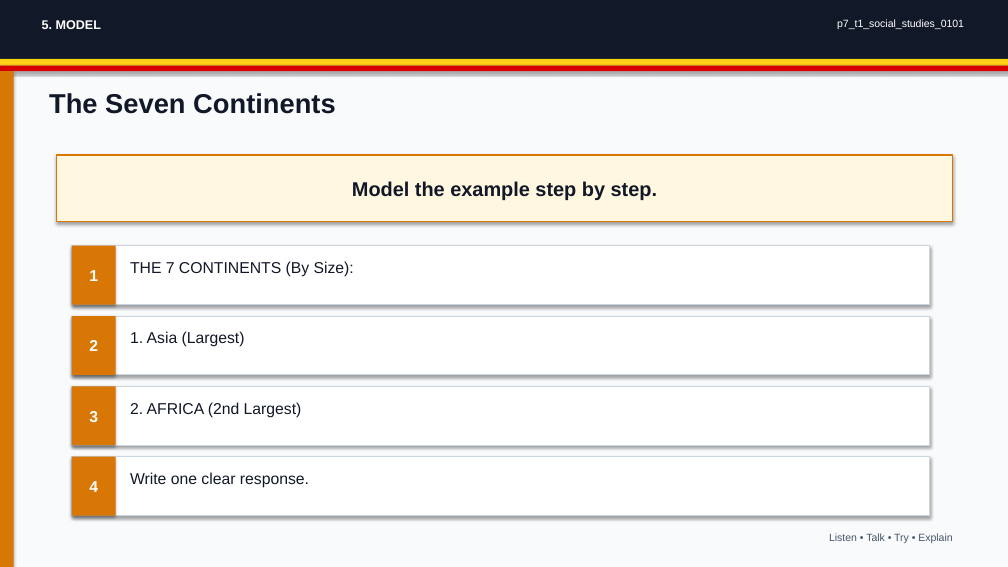
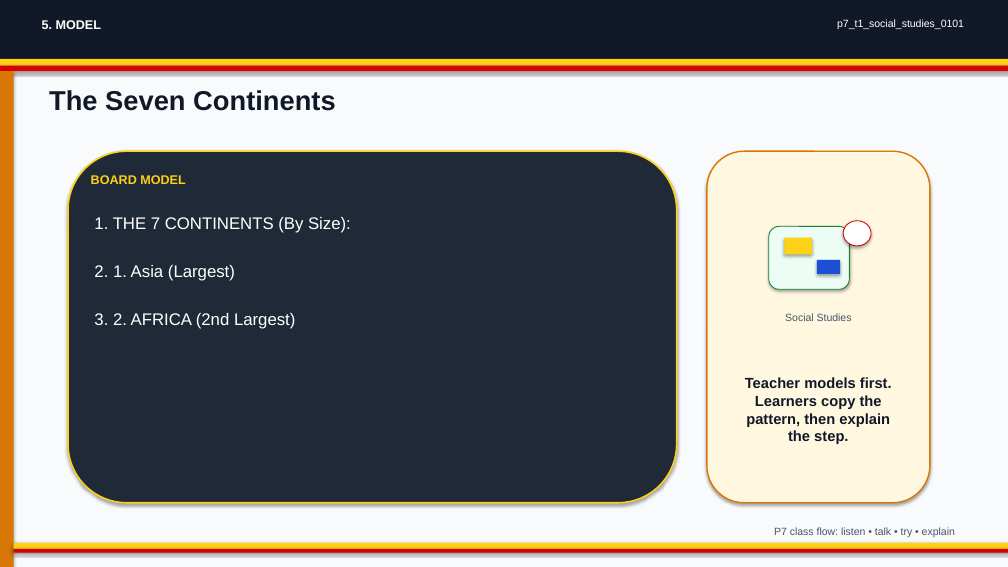
Before and after one commit to yousunjung84-edu/uganda-p7-mvp-20260629, a slide deck: slide 5 of uganda-p7-mvp/p7_t1_social_studies_0101/p7_t1_social_studies_0101.pptx. Drawn at 1008x567 pixels with LibreOffice and Linux fonts; fonts in the diff are those of the drawing. Boxes give left, top, right and bottom in pixels: in the first picture for what was removed or moved away, otherwise in the second. Text is boxed around its words. In the diff, an @@ line names an element or a change of style, - is before the commit and + after.

Commit message:
Publish upgraded classroom decks

```diff
--- a/uganda-p7-mvp/p7_t1_social_studies_0101/p7_t1_social_studies_0101.pptx
+++ b/uganda-p7-mvp/p7_t1_social_studies_0101/p7_t1_social_studies_0101.pptx
@@ rectangle removed at (x1=57, y1=155, x2=953, y2=222) @@
-Model the example step by step.
@@ rounded rectangle added at (x1=68, y1=151, x2=677, y2=503), fill #1F2937, outline #FCD116 1.5 pt @@
@@ text added at (x1=91, y1=175, x2=185, y2=184), 12 pt, text #FCD116, bold @@
+BOARD MODEL
@@ rounded rectangle added at (x1=707, y1=151, x2=930, y2=503), fill #FFF7E0, outline #D97706 1.3 pt @@
@@ text at (x1=94, y1=217, x2=351, y2=233): text changed; size 15 to 16 pt; text colour #111827 to #FFFFFF @@
-THE 7 CONTINENTS (By Size):
+1. THE 7 CONTINENTS (By Size):
@@ rounded rectangle added at (x1=769, y1=226, x2=850, y2=289), fill #ECFDF5, outline #1B7F3A 0.8 pt @@
@@ rectangle added at (x1=784, y1=237, x2=812, y2=254), fill #FCD116 @@
@@ ellipse added at (x1=843, y1=221, x2=871, y2=246), fill #FFFFFF, outline #D90000 0.8 pt @@
@@ rectangle removed at (x1=72, y1=246, x2=930, y2=305) @@
@@ rectangle removed at (x1=72, y1=246, x2=116, y2=305) @@
-1
@@ text at (x1=94, y1=265, x2=235, y2=281): text changed; size 15 to 16 pt; text colour #111827 to #FFFFFF @@
-1. Asia (Largest)
+2. 1. Asia (Largest)
@@ rectangle added at (x1=817, y1=260, x2=840, y2=274), fill #1D4ED8 @@
@@ rectangle removed at (x1=72, y1=316, x2=930, y2=375) @@
@@ rectangle removed at (x1=72, y1=316, x2=116, y2=375) @@
-2
@@ text at (x1=94, y1=313, x2=295, y2=329): text changed; size 15 to 16 pt; text colour #111827 to #FFFFFF @@
-2. AFRICA (2nd Largest)
+3. 2. AFRICA (2nd Largest)
@@ text added at (x1=785, y1=313, x2=852, y2=321), 10 pt, text #475569 @@
+Social Studies
@@ rectangle removed at (x1=72, y1=386, x2=930, y2=445) @@
@@ rectangle removed at (x1=72, y1=386, x2=116, y2=445) @@
-3
@@ text added at (x1=745, y1=377, x2=892, y2=444), 14 pt, text #111827, bold @@
+Teacher models first. Learners copy the pattern, then explain the step.
@@ rectangle removed at (x1=72, y1=457, x2=116, y2=516) @@
-4
@@ text removed at (x1=130, y1=472, x2=309, y2=488) @@
-Write one clear response.
@@ text at (x1=774, y1=527, x2=955, y2=537): text changed @@
-Listen • Talk • Try • Explain
+P7 class flow: listen • talk • try • explain
@@ rectangle resized from (x1=72, y1=457, x2=930, y2=516) to (x1=14, y1=543, x2=1008, y2=549) @@
@@ rectangle at (x1=14, y1=543, x2=1008, y2=549): fill #FFFFFF to #FCD116; outline #CBD5E1 0.9 pt to none @@
@@ rectangle added at (x1=14, y1=549, x2=1008, y2=553), fill #D90000 @@
```
Also in this commit, not shown: 7 other slides changed, 34 other files.
